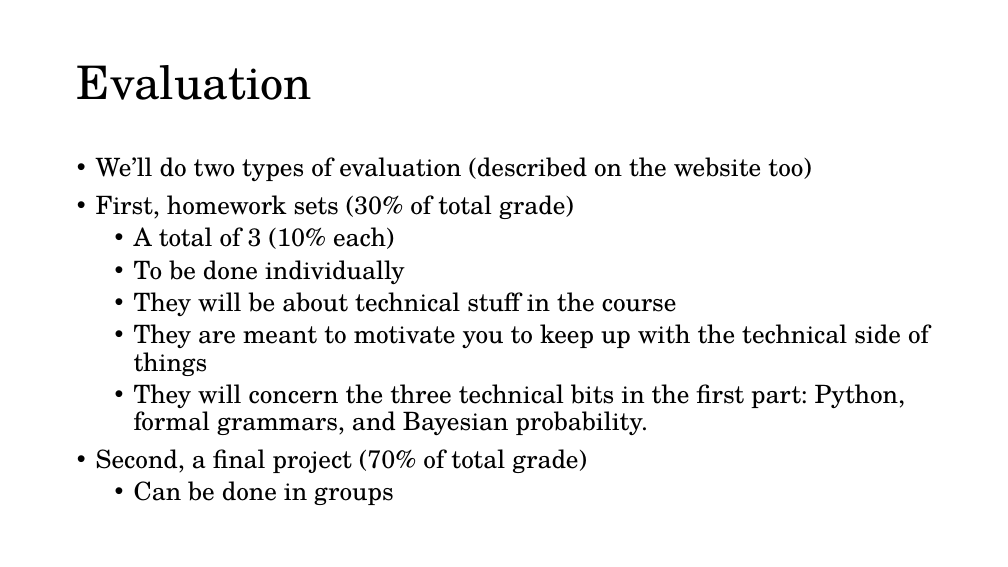
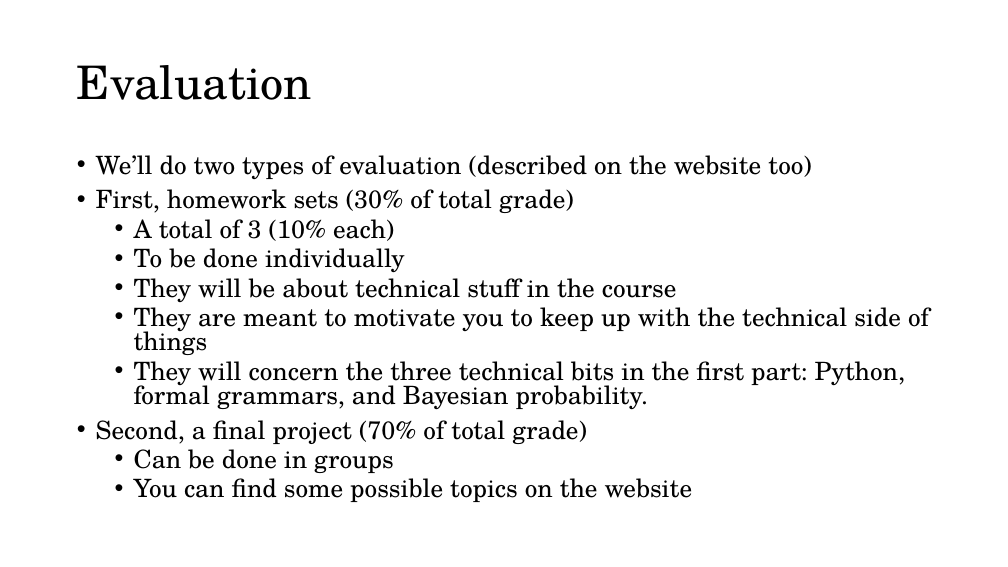
Before and after one commit to thelogicalgrammar/pLoT_course, a slide deck: slide 6 of 1_introduction.pptx. Drawn at 1008x567 pixels with LibreOffice and Linux fonts; fonts in the diff are those of the drawing; background and template pictures are left out. Boxes give left, top, right and bottom in pixels: in the first picture for what was removed or moved away, otherwise in the second. Text is boxed around its words. In the diff, an @@ line names an element or a change of style, - is before the commit and + after.

```diff
--- a/1_introduction.pptx
+++ b/1_introduction.pptx
@@ text at <box>96,155,929,473</box>: line spacing 0.9 to 0.8 @@
@@ text at <box>134,472,693,502</box>: paragraph added @@
+  • You can find some possible topics on the website
```
Also in this commit, not shown: 7 other slides changed, 9 other files.
